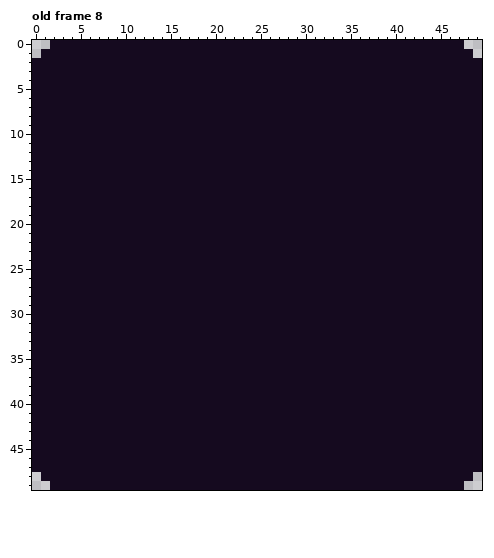
One commit to this pixel-art file: medals/medals.aseprite. This is how it looked before the edit.
50x50 pixels, 9 frames. Shown: old frame 8. The commit also changed other frames, which this record leaves out.
The result:
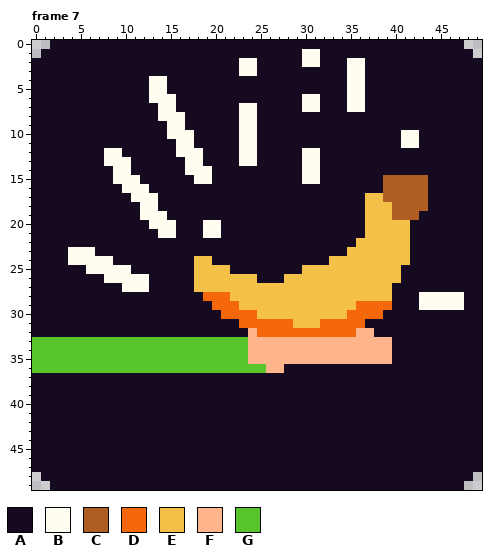
Palette (. is transparent): A #150a1f  B #fffdf0  C #af5d23  D #f4680b  E #f4c047  F #feb58b  G #57c52b
A new or re-ordered frame is compared with the old frame closest to it.
What changed:
frames re-ordered
--- frame 7 against old frame 8, layer "Layer 2"
@@ x 0..49 @@
  0 ..AAAAAAAAAAAAAAAAAAAAAAAAAAAAAAAAAAAAAAAAAAAAAA..
- 1 .AAAAAAAAAAAAAAAAAAAAAAAAAAAAAAAAAAAAAAAAAAAAAAAA.
- 2 AAAAAAAAAAAAAAAAAAAAAAAAAAAAAAAAAAAAAAAAAAAAAAAAAA
- 3 AAAAAAAAAAAAAAAAAAAAAAAAAAAAAAAAAAAAAAAAAAAAAAAAAA
- 4 AAAAAAAAAAAAAAAAAAAAAAAAAAAAAAAAAAAAAAAAAAAAAAAAAA
- 5 AAAAAAAAAAAAAAAAAAAAAAAAAAAAAAAAAAAAAAAAAAAAAAAAAA
- 6 AAAAAAAAAAAAAAAAAAAAAAAAAAAAAAAAAAAAAAAAAAAAAAAAAA
- 7 AAAAAAAAAAAAAAAAAAAAAAAAAAAAAAAAAAAAAAAAAAAAAAAAAA
- 8 AAAAAAAAAAAAAAAAAAAAAAAAAAAAAAAAAAAAAAAAAAAAAAAAAA
- 9 AAAAAAAAAAAAAAAAAAAAAAAAAAAAAAAAAAAAAAAAAAAAAAAAAA
-10 AAAAAAAAAAAAAAAAAAAAAAAAAAAAAAAAAAAAAAAAAAAAAAAAAA
-11 AAAAAAAAAAAAAAAAAAAAAAAAAAAAAAAAAAAAAAAAAAAAAAAAAA
-12 AAAAAAAAAAAAAAAAAAAAAAAAAAAAAAAAAAAAAAAAAAAAAAAAAA
-13 AAAAAAAAAAAAAAAAAAAAAAAAAAAAAAAAAAAAAAAAAAAAAAAAAA
-14 AAAAAAAAAAAAAAAAAAAAAAAAAAAAAAAAAAAAAAAAAAAAAAAAAA
-15 AAAAAAAAAAAAAAAAAAAAAAAAAAAAAAAAAAAAAAAAAAAAAAAAAA
-16 AAAAAAAAAAAAAAAAAAAAAAAAAAAAAAAAAAAAAAAAAAAAAAAAAA
-17 AAAAAAAAAAAAAAAAAAAAAAAAAAAAAAAAAAAAAAAAAAAAAAAAAA
-18 AAAAAAAAAAAAAAAAAAAAAAAAAAAAAAAAAAAAAAAAAAAAAAAAAA
-19 AAAAAAAAAAAAAAAAAAAAAAAAAAAAAAAAAAAAAAAAAAAAAAAAAA
-20 AAAAAAAAAAAAAAAAAAAAAAAAAAAAAAAAAAAAAAAAAAAAAAAAAA
-21 AAAAAAAAAAAAAAAAAAAAAAAAAAAAAAAAAAAAAAAAAAAAAAAAAA
-22 AAAAAAAAAAAAAAAAAAAAAAAAAAAAAAAAAAAAAAAAAAAAAAAAAA
-23 AAAAAAAAAAAAAAAAAAAAAAAAAAAAAAAAAAAAAAAAAAAAAAAAAA
-24 AAAAAAAAAAAAAAAAAAAAAAAAAAAAAAAAAAAAAAAAAAAAAAAAAA
-25 AAAAAAAAAAAAAAAAAAAAAAAAAAAAAAAAAAAAAAAAAAAAAAAAAA
-26 AAAAAAAAAAAAAAAAAAAAAAAAAAAAAAAAAAAAAAAAAAAAAAAAAA
-27 AAAAAAAAAAAAAAAAAAAAAAAAAAAAAAAAAAAAAAAAAAAAAAAAAA
-28 AAAAAAAAAAAAAAAAAAAAAAAAAAAAAAAAAAAAAAAAAAAAAAAAAA
-29 AAAAAAAAAAAAAAAAAAAAAAAAAAAAAAAAAAAAAAAAAAAAAAAAAA
-30 AAAAAAAAAAAAAAAAAAAAAAAAAAAAAAAAAAAAAAAAAAAAAAAAAA
-31 AAAAAAAAAAAAAAAAAAAAAAAAAAAAAAAAAAAAAAAAAAAAAAAAAA
-32 AAAAAAAAAAAAAAAAAAAAAAAAAAAAAAAAAAAAAAAAAAAAAAAAAA
-33 AAAAAAAAAAAAAAAAAAAAAAAAAAAAAAAAAAAAAAAAAAAAAAAAAA
-34 AAAAAAAAAAAAAAAAAAAAAAAAAAAAAAAAAAAAAAAAAAAAAAAAAA
-35 AAAAAAAAAAAAAAAAAAAAAAAAAAAAAAAAAAAAAAAAAAAAAAAAAA
-36 AAAAAAAAAAAAAAAAAAAAAAAAAAAAAAAAAAAAAAAAAAAAAAAAAA
+ 1 .AAAAAAAAAAAAAAAAAAAAAAAAAAAAABBAAAAAAAAAAAAAAAAA.
+ 2 AAAAAAAAAAAAAAAAAAAAAAABBAAAAABBAAABBAAAAAAAAAAAAA
+ 3 AAAAAAAAAAAAAAAAAAAAAAABBAAAAAAAAAABBAAAAAAAAAAAAA
+ 4 AAAAAAAAAAAAABBAAAAAAAAAAAAAAAAAAAABBAAAAAAAAAAAAA
+ 5 AAAAAAAAAAAAABBAAAAAAAAAAAAAAAAAAAABBAAAAAAAAAAAAA
+ 6 AAAAAAAAAAAAABBBAAAAAAAAAAAAAABBAAABBAAAAAAAAAAAAA
+ 7 AAAAAAAAAAAAAABBAAAAAAABBAAAAABBAAABBAAAAAAAAAAAAA
+ 8 AAAAAAAAAAAAAABBBAAAAAABBAAAAAAAAAAAAAAAAAAAAAAAAA
+ 9 AAAAAAAAAAAAAAABBAAAAAABBAAAAAAAAAAAAAAAAAAAAAAAAA
+10 AAAAAAAAAAAAAAABBBAAAAABBAAAAAAAAAAAAAAAABBAAAAAAA
+11 AAAAAAAAAAAAAAAABBAAAAABBAAAAAAAAAAAAAAAABBAAAAAAA
+12 AAAAAAAABBAAAAAABBBAAAABBAAAAABBAAAAAAAAAAAAAAAAAA
+13 AAAAAAAABBBAAAAAABBAAAABBAAAAABBAAAAAAAAAAAAAAAAAA
+14 AAAAAAAAABBAAAAAABBBAAAAAAAAAABBAAAAAAAAAAAAAAAAAA
+15 AAAAAAAAABBBAAAAAABBAAAAAAAAAABBAAAAAAACCCCCAAAAAA
+16 AAAAAAAAAABBBAAAAAAAAAAAAAAAAAAAAAAAAAACCCCCAAAAAA
+17 AAAAAAAAAAABBBAAAAAAAAAAAAAAAAAAAAAAAEECCCCCAAAAAA
+18 AAAAAAAAAAAABBAAAAAAAAAAAAAAAAAAAAAAAEEECCCCAAAAAA
+19 AAAAAAAAAAAABBBAAAAAAAAAAAAAAAAAAAAAAEEECCCAAAAAAA
+20 AAAAAAAAAAAAABBBAAABBAAAAAAAAAAAAAAAAEEEEEAAAAAAAA
+21 AAAAAAAAAAAAAABBAAABBAAAAAAAAAAAAAAAAEEEEEAAAAAAAA
+22 AAAAAAAAAAAAAAAAAAAAAAAAAAAAAAAAAAAAEEEEEEAAAAAAAA
+23 AAAABBBAAAAAAAAAAAAAAAAAAAAAAAAAAAAEEEEEEEAAAAAAAA
+24 AAAABBBBBAAAAAAAAAEEAAAAAAAAAAAAAEEEEEEEEEAAAAAAAA
+25 AAAAAABBBBBAAAAAAAEEEEAAAAAAAAEEEEEEEEEEEAAAAAAAAA
+26 AAAAAAAABBBBBAAAAAEEEEEEEAAAEEEEEEEEEEEEEAAAAAAAAA
+27 AAAAAAAAAABBBAAAAAEEEEEEEEEEEEEEEEEEEEEEAAAAAAAAAA
+28 AAAAAAAAAAAAAAAAAAADDDEEEEEEEEEEEEEEEEEEAAABBBBBAA
+29 AAAAAAAAAAAAAAAAAAAADDDEEEEEEEEEEEEEDDDDAAABBBBBAA
+30 AAAAAAAAAAAAAAAAAAAAADDDDEEEEEEEEEEDDDDAAAAAAAAAAA
+31 AAAAAAAAAAAAAAAAAAAAAAADDDDDDEEEDDDDDAAAAAAAAAAAAA
+32 AAAAAAAAAAAAAAAAAAAAAAAAFDDDDDDDDDDDFFAAAAAAAAAAAA
+33 GGGGGGGGGGGGGGGGGGGGGGGGFFFFFFFFFFFFFFFFAAAAAAAAAA
+34 GGGGGGGGGGGGGGGGGGGGGGGGFFFFFFFFFFFFFFFFAAAAAAAAAA
+35 GGGGGGGGGGGGGGGGGGGGGGGGFFFFFFFFFFFFFFFFAAAAAAAAAA
+36 GGGGGGGGGGGGGGGGGGGGGGGGGGFFAAAAAAAAAAAAAAAAAAAAAA
 37 AAAAAAAAAAAAAAAAAAAAAAAAAAAAAAAAAAAAAAAAAAAAAAAAAA
Pixel boxes of the changes (left, top, right, bottom) in both pictures:
changed: (32, 49, 464, 373)
